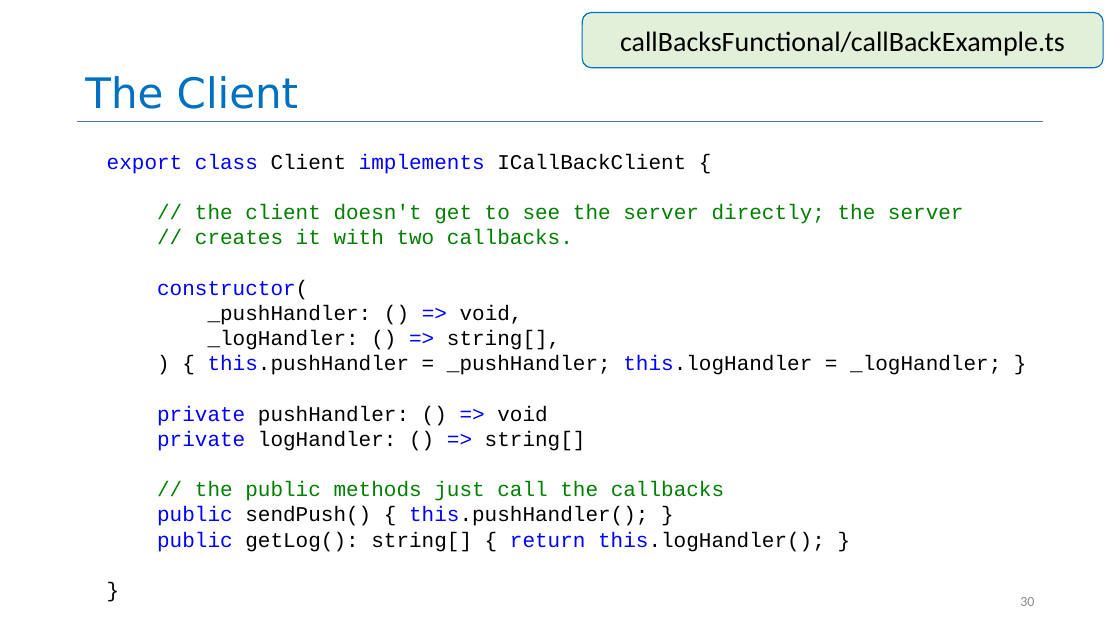
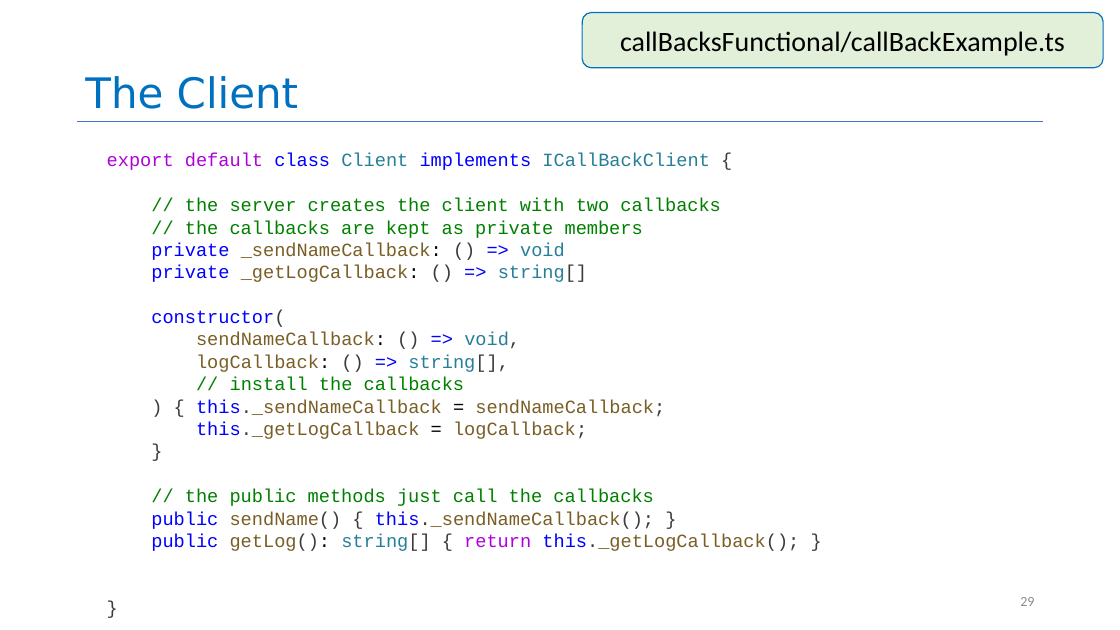
Before and after one commit to yashburshe/CS4530-Fall-2025, a slide deck: slide 29 of Slides/Module 05 Interaction-Level Design Patterns.pptx (slide 30 before the commit). Drawn at 1120x630 pixels with LibreOffice and Linux fonts; fonts in the diff are those of the drawing. Boxes give left, top, right and bottom in pixels: in the first picture for what was removed or moved away, otherwise in the second. Text is boxed around its words. In the diff, an @@ line names an element or a change of style, - is before the commit and + after.

```diff
--- a/Slides/Module 05 Interaction-Level Design Patterns.pptx
+++ b/Slides/Module 05 Interaction-Level Design Patterns.pptx
@@ text at bbox=[107, 153, 721, 282]: text changed; size 18 to 16 pt @@
-export class Client implements ICallBackClient {
-// the client doesn't get to see the server directly; the server
-// creates it with two callbacks.
+export default class Client implements ICallBackClient {
+// the server creates the client with two callbacks
+// the callbacks are kept as private members
+private _sendNameCallback: () => void
+private _getLogCallback: () => string[]
@@ text at bbox=[151, 310, 654, 506]: size 18 to 16 pt in "constructor(", "// the public methods just call the ...", "}"; text colour #000000 to #3B3B3B in "constructor(", "}" @@
@@ text at bbox=[196, 332, 665, 439]: text changed; size 18 to 16 pt; text colour #000000 to #795E26 @@
-_pushHandler: () => void,
-_logHandler: () => string[],
-) { this.pushHandler = _pushHandler; this.logHandler = _logHandler; }
-private pushHandler: () => void
-private logHandler: () => string[]
+sendNameCallback: () => void,
+logCallback: () => string[],
+// install the callbacks
+) { this._sendNameCallback = sendNameCallback;
+this._getLogCallback = logCallback;
+}
@@ text at bbox=[151, 512, 799, 551]: text changed; size 18 to 16 pt; text colour #000000 to #795E26 @@
-public sendPush() { this.pushHandler(); }
-public getLog(): string[] { return this.logHandler(); }
+public sendName() { this._sendNameCallback(); }
+public getLog(): string[] { return this._getLogCallback(); }
@@ page number at bbox=[1020, 597, 1034, 606]: text changed @@
-30
+29
```
Also in this commit, not shown: 14 other slides changed, 2 slides added, 1 other file.
